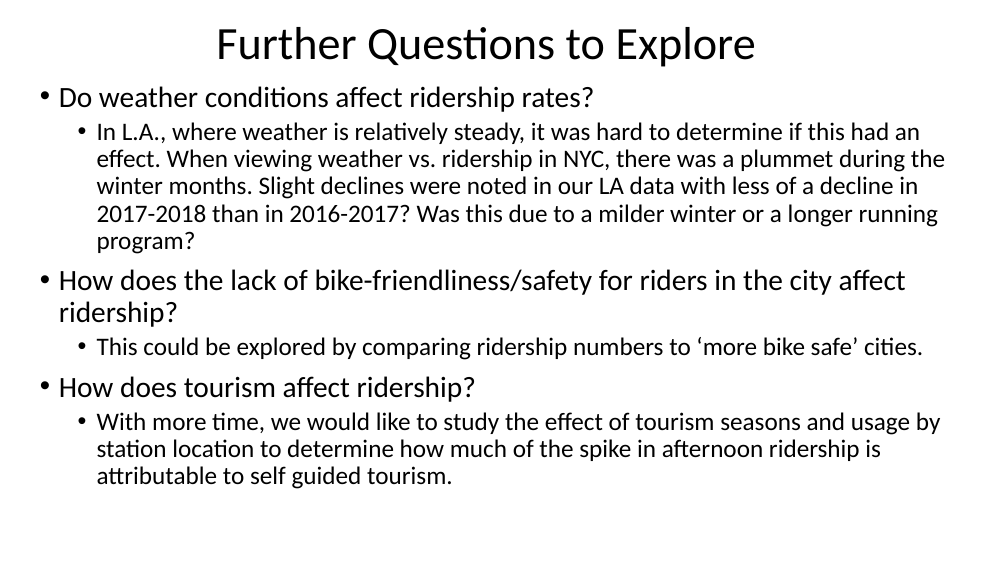
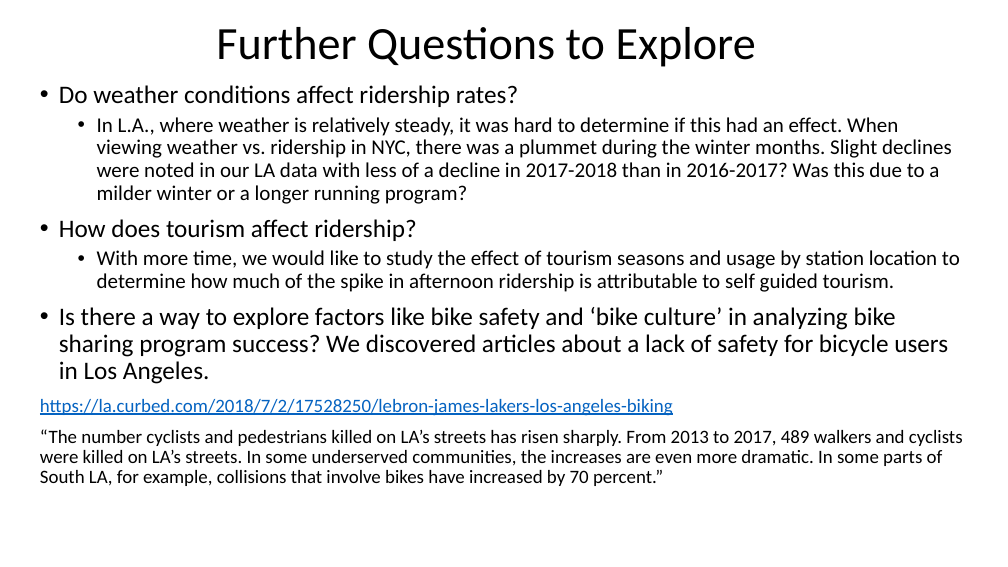
Before and after one commit to sqweets/Project1-LA-Bike_Share, a slide deck: slide 11 of If We Ran a Bike Sharing Company.pptx (slide 10 before the commit). Drawn at 1008x567 pixels with LibreOffice and Linux fonts; fonts in the diff are those of the drawing. Boxes give left, top, right and bottom in pixels: in the first picture for what was removed or moved away, otherwise in the second. Text is boxed around its words. In the diff, an @@ line names an element or a change of style, - is before the commit and + after.

Commit message:
more slide updates

```diff
--- a/If We Ran a Bike Sharing Company.pptx
+++ b/If We Ran a Bike Sharing Company.pptx
@@ text at box(59, 85, 960, 292): size 28 to 24 pt in "Do weather conditions affect ridership rates?", "How does tourism affect ridership?"; size 24 to 20 pt in "In L.A., where weather is relatively steady, ...", "With more time, we would like to ..." @@
@@ text at box(59, 269, 923, 360): paragraphs removed @@
-• How does the lack of bike-friendliness/safety for riders in the city affect ridership?
-  • This could be explored by comparing ridership numbers to ‘more bike safe’ cities.
@@ text at box(40, 307, 963, 486): paragraphs added @@
+• Is there a way to explore factors like bike safety and ‘bike culture’ in analyzing bike sharing program success? We discovered articles about a lack of safety for bicycle users in Los Angeles.
+https://la.curbed.com/2018/7/2/17528250/lebron-james-lakers-los-angeles-biking
+“The number cyclists and pedestrians killed on LA’s streets has risen sharply. From 2013 to 2017, 489 walkers and cyclists were killed on LA’s streets. In some underserved communities, the increases are even more dramatic. In some parts of South LA, for example, collisions that involve bikes have increased by 70 percent.”
```
Also in this commit, not shown: 2 other slides changed, 1 slide added.
